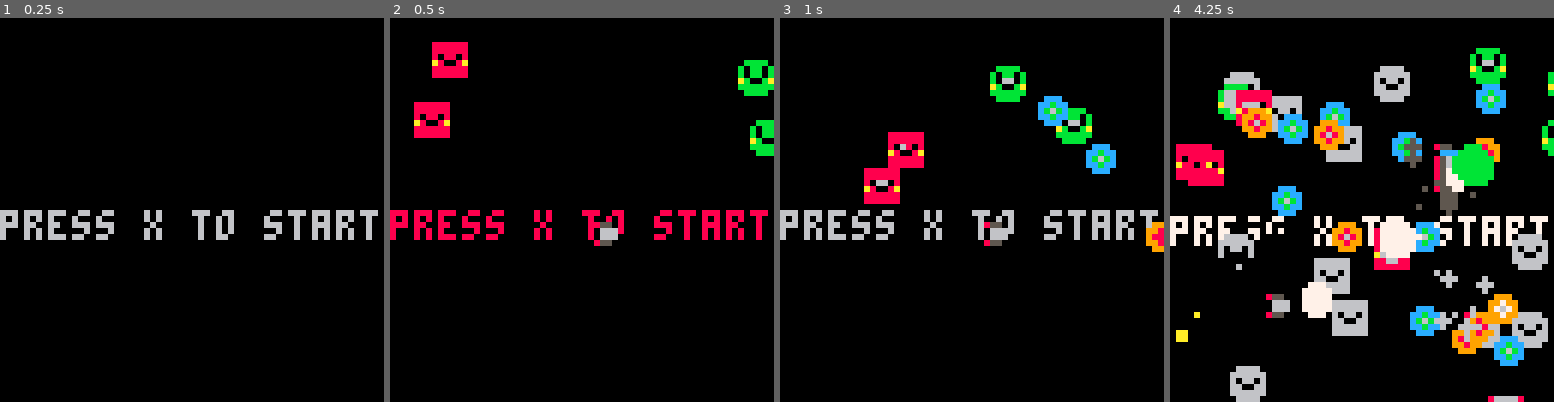
Above: before the commit, frames 1-4 (left to right).
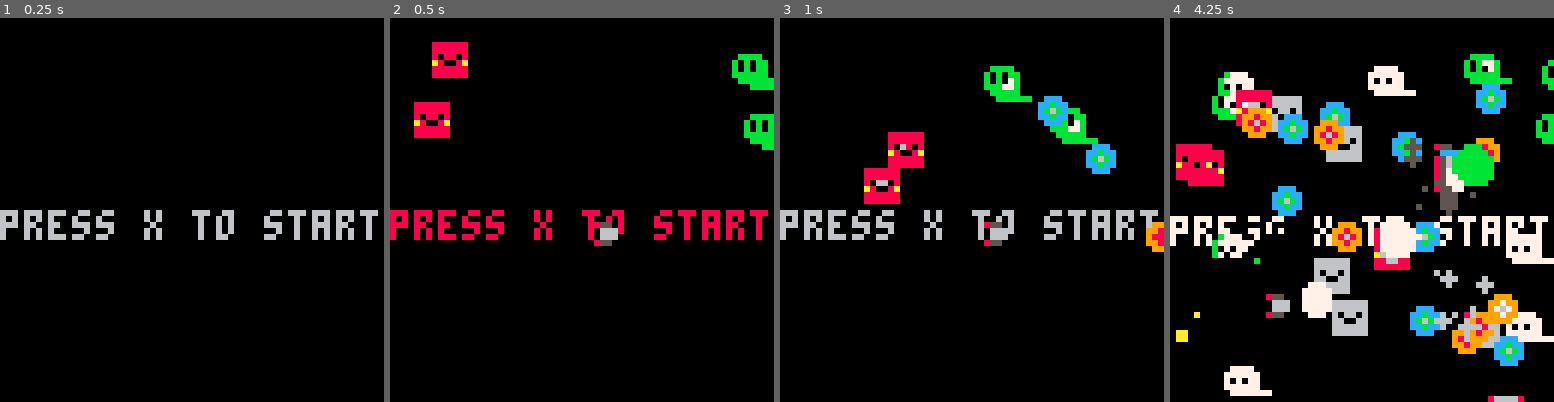
Above: after the commit, the same moments.

Repository: matheusmortatti/LOWREZJAM2020
Game: PICO-8 cartridge template.p8
The game is run twice, just before and just after one commit, with the same random seed, the same clock (stepped at 60 frames per second) and the same inputs.
Inputs:
- Up to frame 1 (0.25 s): no input
- Up to frame 2 (0.5 s): tap X (X key) at 0.33 s
- Up to frame 3 (1 s): tap O (Z key) at 0.7 s
- Up to frame 4 (4.25 s): tap X (X key) at 1.07, 1.85, 2.97, 4.08 s; hold Right 1.6-2.1 s; tap O (Z key) every 0.4 s from 1.7 to 4.1 s; hold Up 2.15-2.42 s; hold Right 2.47-3.03 s; hold Left 3.08-3.58 s; hold Down 3.63-3.97 s; hold Right from 4.02 s (still down)

Frame 1 is identical in both runs. In frame 2, 1.1% of the frame differs, in the area x 89-100%, y 9-36%; in frame 3, 1.0%; in frame 4, 5.9%, in the area x 10-100%, y 7-100%.

Commit message:
added friendly ghost :)

Diff:
--- a/template.p8
+++ b/template.p8
@@ -1398,6 +1398,9 @@
     t=0,
     lastshot=0,
     player=nil,
+    at=0,
+    ft=5,
+    asize=1,
 
     sprchange=7,
     changetime=180,
@@ -1411,7 +1414,11 @@
 })
 
 function npc:init()
-  self.dir = self.dir:norm()
+	self.s_beg=self.sprite
+	self.s_end=self.sprite+self.asize
+	self.sc_beg=self.sprchange
+	self.sc_end=self.sprchange+self.asize
+ self.dir = self.dir:norm()
 end
 
 -- This update function will always get called
@@ -1427,6 +1434,15 @@
 end
 
 function npc:render()
+	if self.at>self.ft then
+		self.at=0
+		self.sprite+=1
+		self.sprchange+=1
+		if(self.sprite>=self.s_end)self.sprite=self.s_beg self.sprchange=self.sc_beg
+	end
+
+	self.at+=1
+
 		local dist=self:getplayerdist(self.pos.x, self.pos.y)
 		if dist>self.player.visionradius+self.size*8 then
 				changeable.render(self)
@@ -1496,10 +1512,11 @@
 -------------------------------
 
 friend=npc:extend({
-    sprite=11,
+    sprite=40,
+    asize=4,
     randomshotoffset=25,
     bullet=friendbullet,
-    sprchange=6
+    sprchange=24
 })
 
 -------------------------------
Not shown, changed: 21 lines of the sprite sheet (__gfx__) section of template.p8
